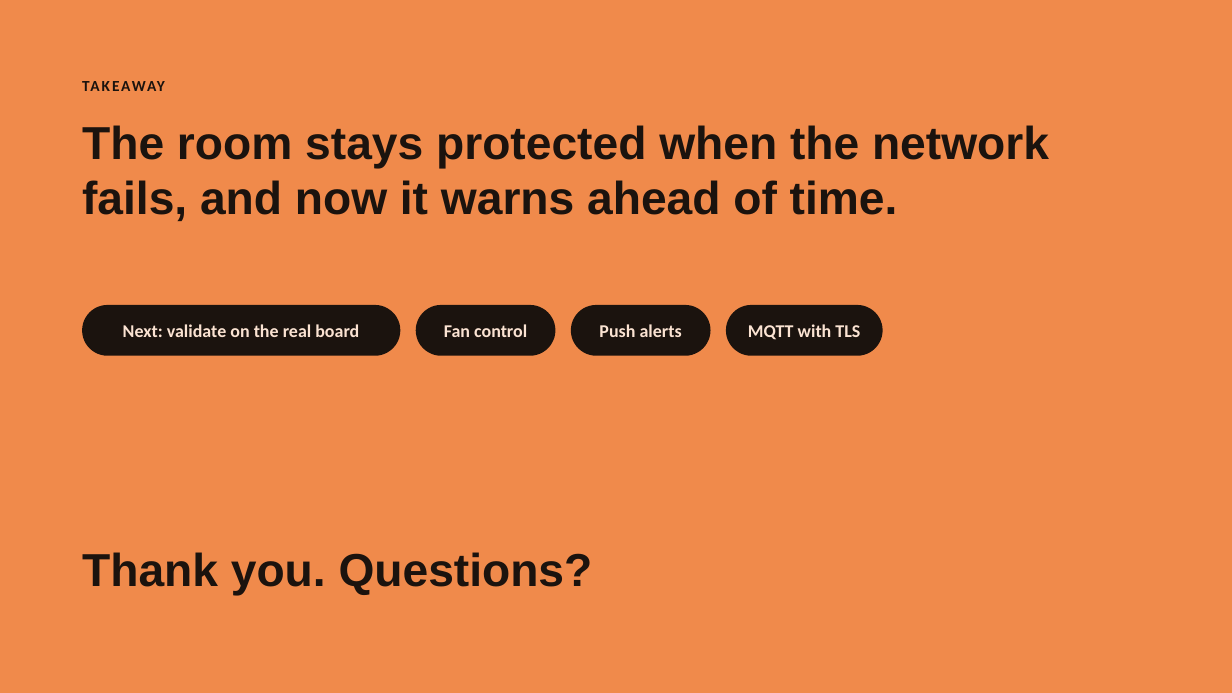
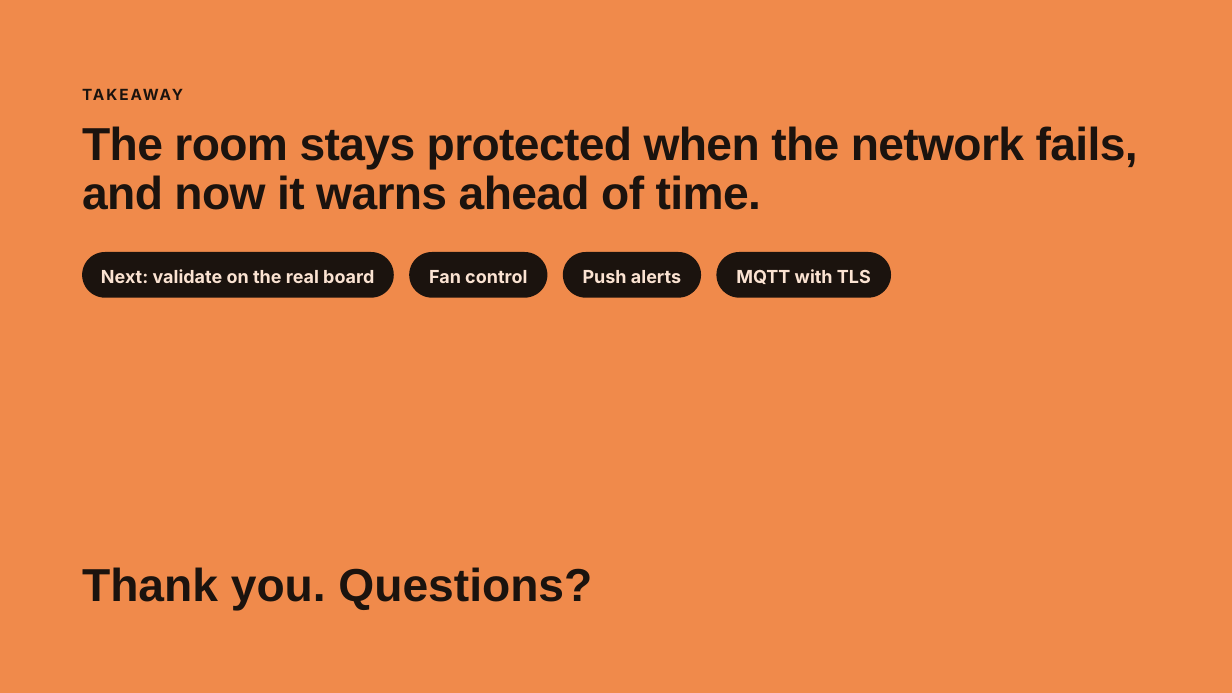
Before and after one commit to tringo286/smart-room-temperature-monitor, a slide deck: slide 7 of docs/presentation/smart-room-presentation.pptx. Drawn at 1232x693 pixels with LibreOffice and Linux fonts; fonts in the diff are those of the drawing. Boxes give left, top, right and bottom in pixels: in the first picture for what was removed or moved away, otherwise in the second. Text is boxed around its words. In the diff, an @@ line names an element or a change of style, - is before the commit and + after.

```diff
--- a/docs/presentation/smart-room-presentation.pptx
+++ b/docs/presentation/smart-room-presentation.pptx
@@ text "TAKEAWAY" at [82,82,1182,106]: font Calibri to Inter; line spacing 1 to 16.8pt; less space between paragraphs @@
@@ title "The room stays protected when ..." at [82,126,1138,210]: letter spacing 0 to -0.5 pt; line spacing 1 to 37.8pt @@
@@ rounded rectangle "Next: validate on the real ...": place and size @@
-rounded rectangle "Next: validate on the real ..." at [123,324,359,337]
+rounded rectangle "Next: validate on the real ..." at [82,252,394,298]
@@ rounded rectangle "Fan control": place and size @@
-rounded rectangle "Fan control" at [444,324,527,337]
+rounded rectangle "Fan control" at [409,252,548,298]
@@ rounded rectangle "Push alerts": place and size @@
-rounded rectangle "Push alerts" at [599,324,682,337]
+rounded rectangle "Push alerts" at [563,252,701,298]
@@ font Calibri to Inter; line spacing 1 to 19.6pt; fill none to #1B130E in 4 elements at [82,252,394,298], [409,252,548,298], [563,252,701,298], [716,252,891,298] @@
@@ rounded rectangle "MQTT with TLS": place and size @@
-rounded rectangle "MQTT with TLS" at [748,324,860,340]
+rounded rectangle "MQTT with TLS" at [716,252,891,298]
@@ rounded rectangle removed at [82,305,400,356] @@
@@ rounded rectangle removed at [416,305,555,356] @@
@@ rounded rectangle removed at [571,305,711,356] @@
@@ rounded rectangle removed at [726,305,884,356] @@
@@ text "Thank you. Questions?" at [82,567,592,611]: line spacing 1 to 50.4pt @@
```
Also in this commit, not shown: 6 other slides changed, 1 other file.
